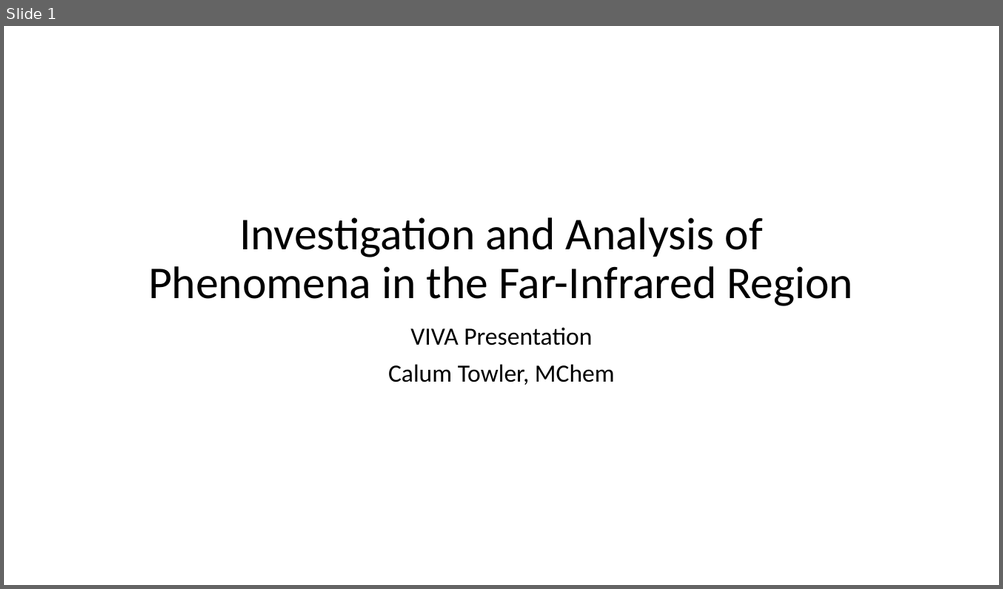
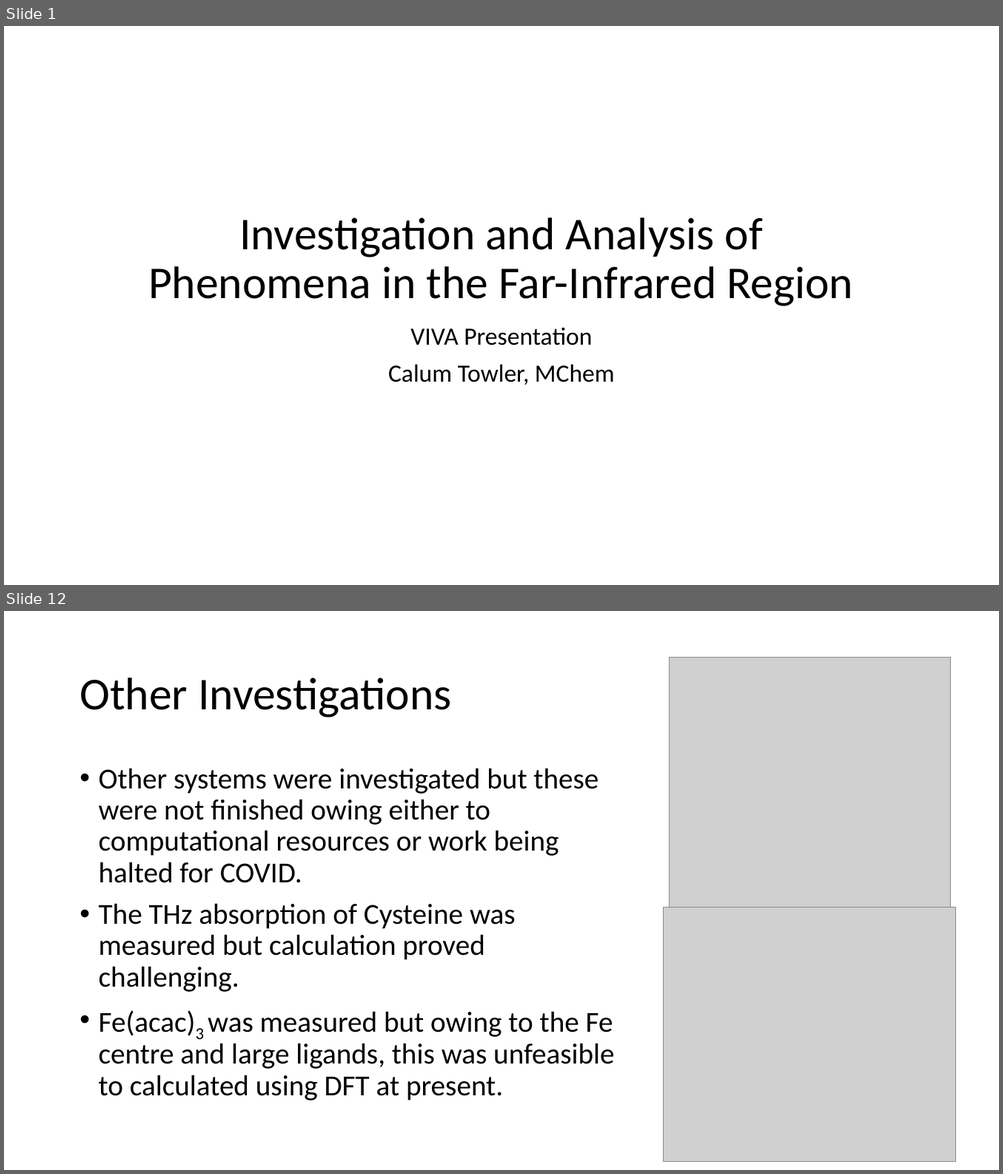
Before and after one commit to CalumTowler/Final-PhD-Files, a slide deck: VIVA_Presentation.pptx. Shown one above the other, each under a label of ours: slide 1 before the commit, slides 1 and 12 after it; the slides between them are not shown. The pictures are 1003x589 and 1003x1174 pixels, drawn with LibreOffice and Linux fonts; fonts in the diff are those of the drawing; grey boxes stand for pictures. Boxes give left, top, right and bottom in pixels: in the first picture for what was removed or moved away, otherwise in the second. Text is boxed around its words. In the diff, an @@ line names an element or a change of style, - is before the commit and + after.

```diff
--- a/VIVA_Presentation.pptx
+++ b/VIVA_Presentation.pptx
@@ slide 12 added at [4,611,999,1170], background #FFFFFF @@
@@ picture added at [669,658,950,908] @@
@@ title added at [79,678,451,718], 44 pt, text #000000 @@
+Other Investigations
@@ text added at [99,768,614,1101], 28 pt, text #000000 @@
+• Other systems were investigated but these were not finished owing either to computational resources or work being halted for COVID.
+• The THz absorption of Cysteine was measured but calculation proved challenging.
+• Fe(acac)3 was measured but owing to the Fe centre and large ligands, this was unfeasible to calculated using DFT at present.
@@ picture added at [663,908,956,1162] @@
```
Also in this commit, not shown: 1 slide changed, 11 other slides added, 4 slides removed.
